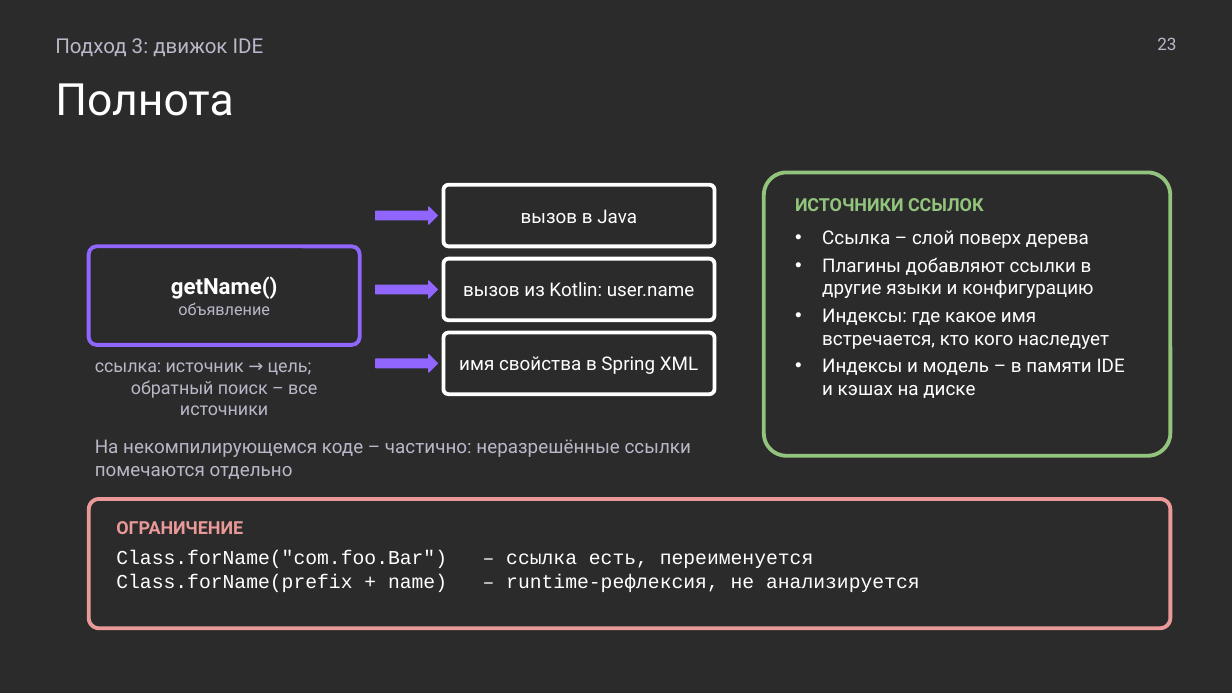
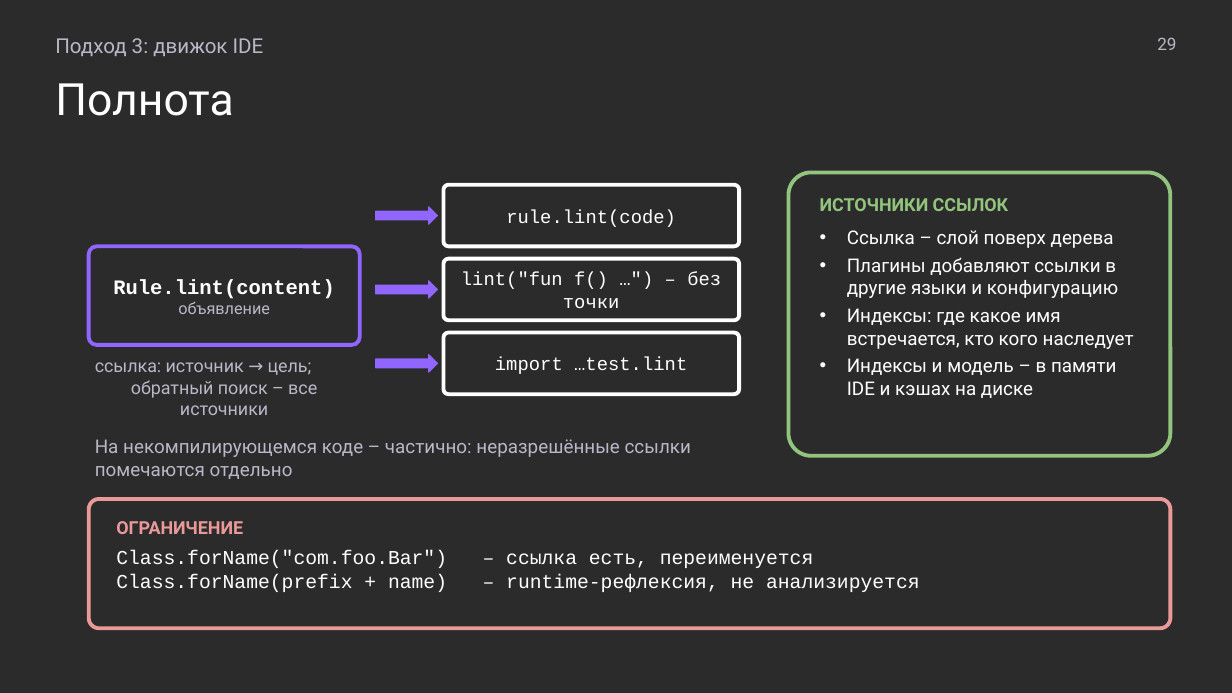
Before and after one commit to MchKosticyn/ide-refactoring-in-ai-agents, a slide deck: slide 29 of Доклад_ Рефакторинг в ИИ-агентах.pptx (slide 23 before the commit). Drawn at 1232x693 pixels with LibreOffice and Linux fonts; fonts in the diff are those of the drawing; background and template pictures are left out; a plain dark background stands for a picture behind light text. Boxes give left, top, right and bottom in pixels: in the first picture for what was removed or moved away, otherwise in the second. Text is boxed around its words. In the diff, an @@ line names an element or a change of style, - is before the commit and + after.

```diff
--- a/Доклад_ Рефакторинг в ИИ-агентах.pptx
+++ b/Доклад_ Рефакторинг в ИИ-агентах.pptx
@@ text at (1157, 37, 1176, 50): text changed @@
-23
+29
@@ rounded rectangle "ИСТОЧНИКИ ССЫЛОК": place and size @@
-rounded rectangle "ИСТОЧНИКИ ССЫЛОК" at (764, 172, 1170, 456)
+rounded rectangle "ИСТОЧНИКИ ССЫЛОК" at (788, 172, 1170, 456)
@@ rounded rectangle "rule.lint(code)": place and size @@
-rounded rectangle "rule.lint(code)" at (444, 185, 715, 246)
+rounded rectangle "rule.lint(code)" at (444, 185, 739, 246)
@@ text in rounded rectangle at (506, 209, 676, 227): text changed; font Roboto to Courier New @@
-вызов в Java
+rule.lint(code)
@@ rounded rectangle "lint("fun f() …") – без ...": place and size @@
-rounded rectangle "lint("fun f() …") – без ..." at (444, 259, 715, 320)
+rounded rectangle "lint("fun f() …") – без ..." at (444, 259, 739, 320)
@@ text in rounded rectangle at (113, 279, 335, 299): text changed; size 13 to 12 pt; font Roboto to Courier New @@
-getName()
+Rule.lint(content)
@@ text in rounded rectangle at (461, 272, 721, 308): text changed; font Roboto to Courier New @@
-вызов из Kotlin: user.name
+lint("fun f() …") – без точки
@@ rounded rectangle "import …test.lint": place and size @@
-rounded rectangle "import …test.lint" at (444, 333, 715, 394)
+rounded rectangle "import …test.lint" at (444, 333, 739, 394)
@@ text in rounded rectangle at (495, 357, 687, 374): text changed; font Roboto to Courier New @@
-имя свойства в Spring XML
+import …test.lint
```
Also in this commit, not shown: 20 other slides changed, 18 slides added, 12 slides removed, 2 other files.
